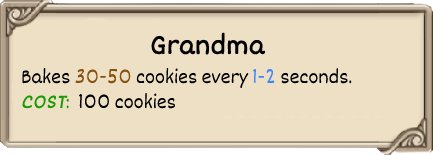
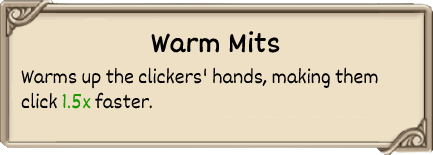
Before/after of a 433px x 155px layered artwork. What changed in the layer stack:
renamed "Bakes 30-50 cookies every 1-2 se" to "Warms up the clickers' hands, ma", painted on it over (21, 67, 378, 109)
renamed "Grandma" to "Warm Mits", painted on it over (151, 31, 280, 55)
